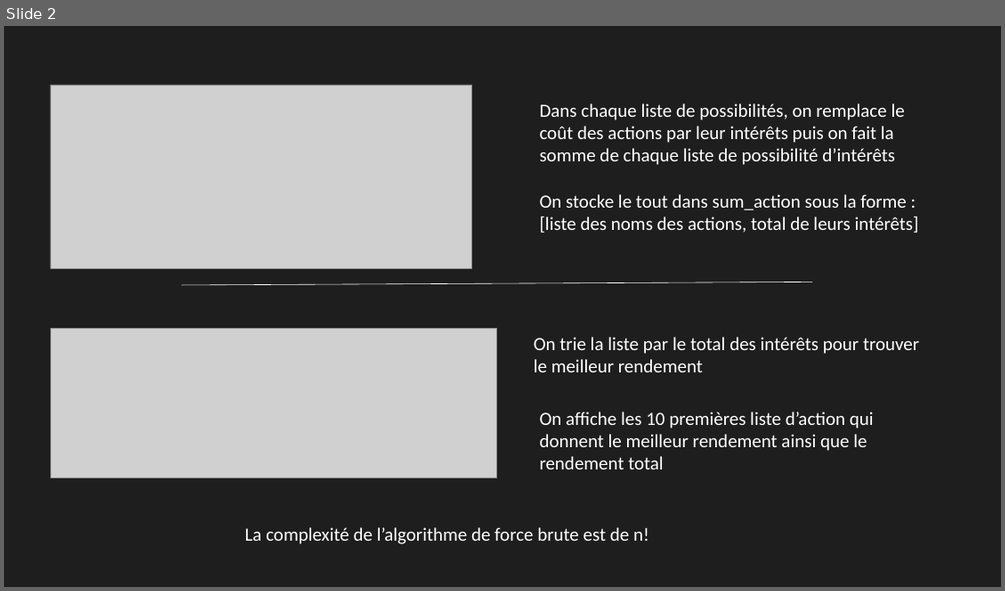
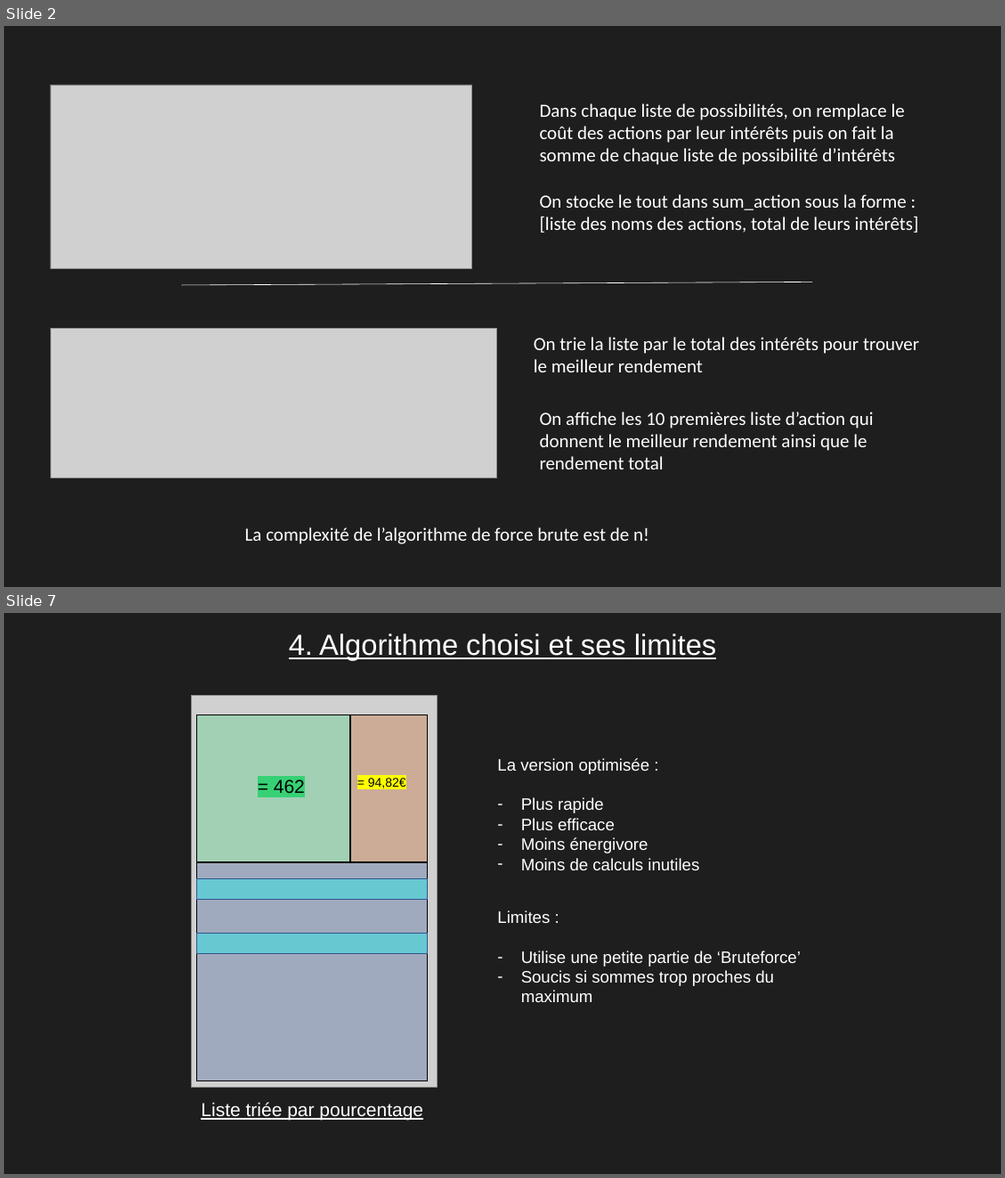
Before and after one commit to Pierre12412/AlgoInvest-Trade, a slide deck: P7_03_presentation.pptx. Shown one above the other, each under a label of ours: slide 2 before the commit, slides 2 and 7 after it; the slides between them are not shown. The pictures are 1005x591 and 1005x1178 pixels, drawn with LibreOffice and Linux fonts; fonts in the diff are those of the drawing; grey boxes stand for pictures. Boxes give left, top, right and bottom in pixels: in the first picture for what was removed or moved away, otherwise in the second. Text is boxed around its words. In the diff, an @@ line names an element or a change of style, - is before the commit and + after.

```diff
--- a/P7_03_presentation.pptx
+++ b/P7_03_presentation.pptx
@@ slide 7 added at <box>4,613,1001,1174</box>, background #1E1E1E @@
@@ text added at <box>289,633,716,660</box>, 28 pt, text #FFFFFF, underline @@
+4. Algorithme choisi et ses limites
@@ picture added at <box>192,695,437,1087</box> @@
@@ rectangle added at <box>197,714,350,862</box>, fill #37D175 at 30% opacity, outline #000000 1 pt @@
@@ rectangle added at <box>350,714,428,862</box>, fill #C55A11 at 30% opacity, outline #000000 1 pt @@
@@ text added at <box>497,758,699,870</box>, 16 pt, text #FFFFFF @@
+La version optimisée :
+– Plus rapide
+– Plus efficace
+– Moins énergivore
+– Moins de calculs inutiles
@@ text added at <box>274,779,305,793</box>, 18 pt, text #000000 @@
+= 462
@@ text added at <box>368,778,406,788</box>, 12 pt, text #000000 @@
+= 94,82€
@@ rectangle added at <box>197,862,428,1080</box>, fill #2F5597 at 30% opacity, outline #000000 1 pt @@
@@ rectangle added at <box>197,879,428,900</box>, fill #13F5F0 at 40% opacity, outline #325491 1 pt @@
@@ text added at <box>497,910,801,1002</box>, 16 pt, text #FFFFFF @@
+Limites :
+– Utilise une petite partie de ‘Bruteforce’
+– Soucis si sommes trop proches du maximum
@@ rectangle added at <box>197,933,428,953</box>, fill #13F5F0 at 40% opacity, outline #325491 1 pt @@
@@ text added at <box>201,1102,423,1120</box>, 18 pt, text #FFFFFF, underline @@
+Liste triée par pourcentage
```
Also in this commit, not shown: 3 slides changed, 4 other slides added, 2 other files.
